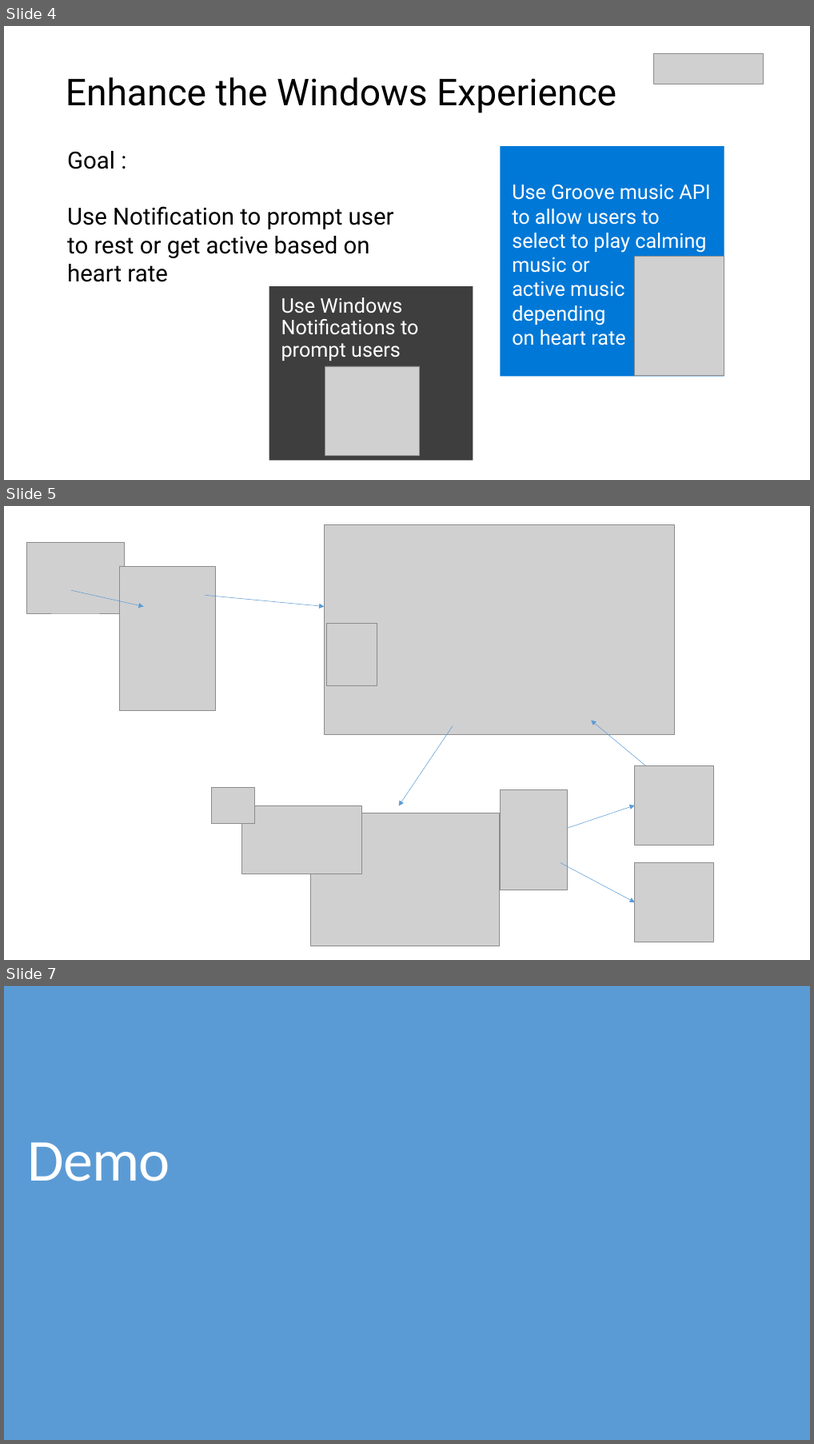
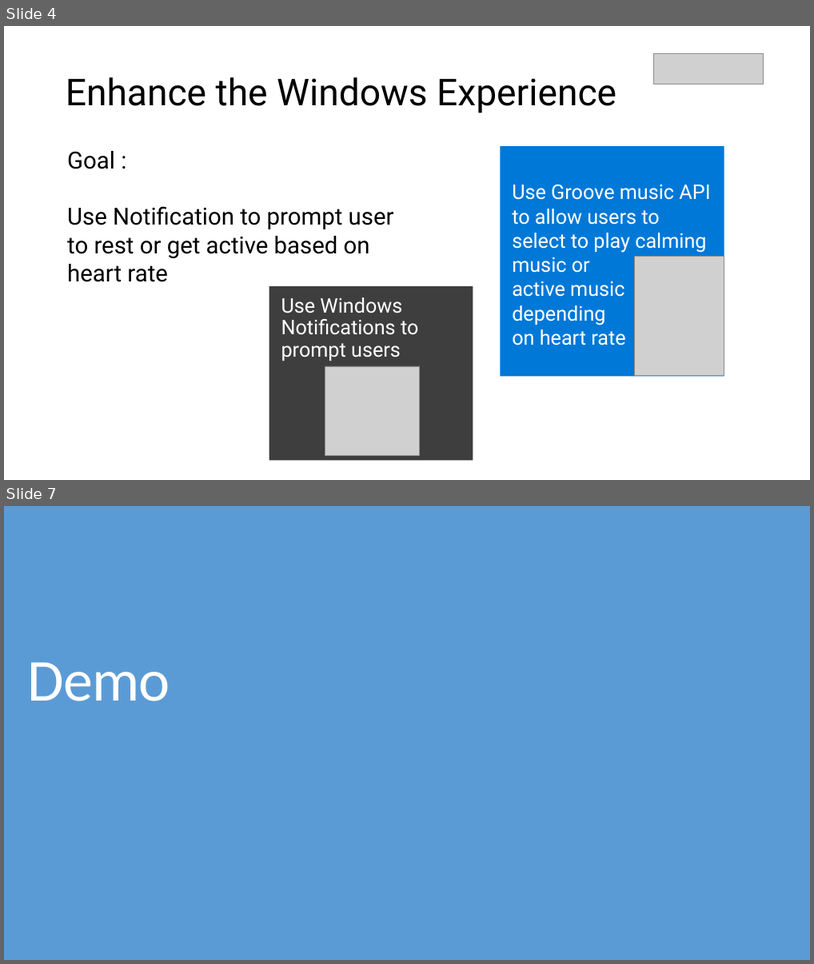
Before and after one commit to leestott/Beats, a slide deck: Presentation/UWP Apps DX Hack.pptx. Shown one above the other, each under a label of ours: slides 4, 5 and 7 before the commit, slides 4 and 7 after it; the slides between them are not shown. The pictures are 814x1444 and 814x964 pixels, drawn with LibreOffice and Linux fonts; fonts in the diff are those of the drawing; grey boxes stand for pictures. Boxes give left, top, right and bottom in pixels: in the first picture for what was removed or moved away, otherwise in the second. Text is boxed around its words. In the diff, an @@ line names an element or a change of style, - is before the commit and + after.

```diff
--- a/Presentation/UWP Apps DX Hack.pptx
+++ b/Presentation/UWP Apps DX Hack.pptx
@@ slide 5 removed at <box>4,506,810,960</box>, background #FFFFFF @@
@@ picture removed at <box>325,524,675,734</box> @@
@@ picture removed at <box>26,542,124,613</box> @@
@@ picture removed at <box>120,567,216,710</box> @@
@@ arrow removed from (71, 590) to (144, 607) @@
@@ arrow removed from (206, 595) to (325, 607) @@
@@ picture removed at <box>326,623,378,686</box> @@
@@ arrow removed from (646, 765) to (591, 720) @@
@@ arrow removed from (453, 725) to (399, 805) @@
@@ picture removed at <box>635,765,714,844</box> @@
@@ picture removed at <box>211,787,254,823</box> @@
@@ picture removed at <box>501,790,568,890</box> @@
@@ picture removed at <box>242,805,362,874</box> @@
@@ picture removed at <box>310,813,499,946</box> @@
@@ arrow removed from (568, 828) to (635, 805) @@
@@ arrow removed from (561, 862) to (635, 902) @@
@@ picture removed at <box>635,862,714,941</box> @@
```
Also in this commit, not shown: 1 slide changed, 1 slide added.
